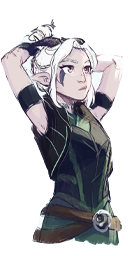
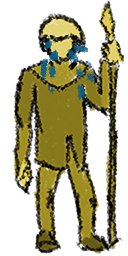
Two versions of the same layered image (128x256). Layer-by-layer changes:
hid "Layer 11" over [1, 18, 124, 246]
showed group "Guard" (1st of 2) (3 layers) over [8, 0, 124, 254]
